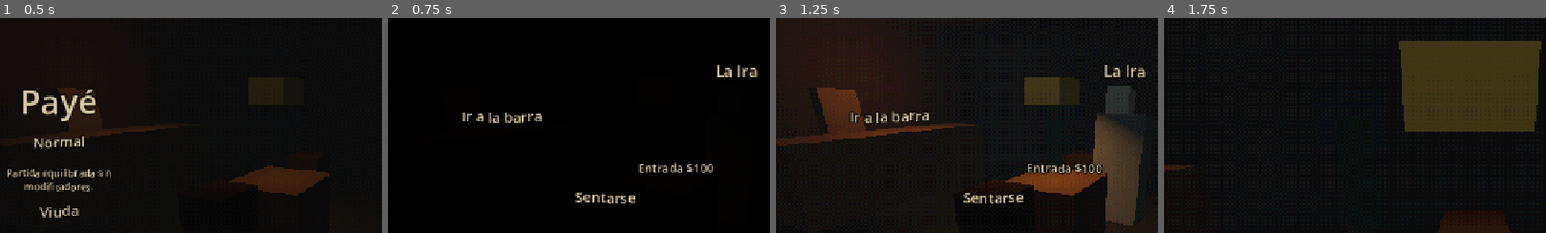
Above: before the commit, frames 1-4 (left to right).
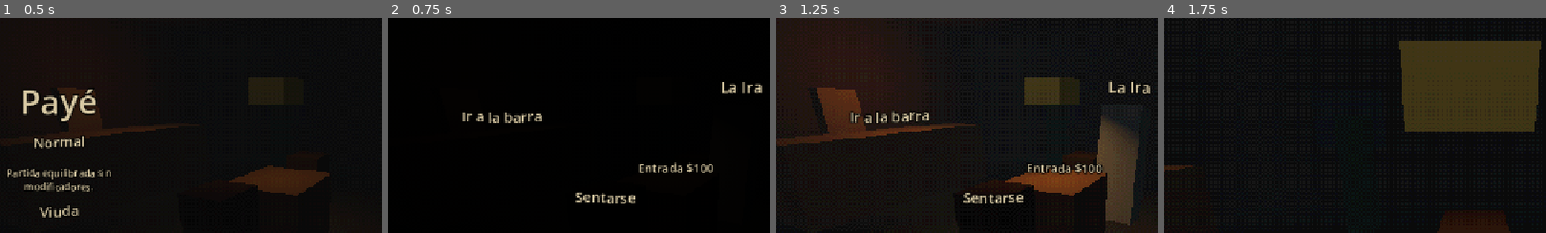
Above: after the commit, the same moments.

Repository: JoakoZarza/paye
Game: Godot game, scene res://ui/main.tscn
Same seed, same stepped clock (60 frames per second), same inputs: the game is played once before the commit and once after it.
Inputs:
- Up to frame 1 (0.5 s): no input
- Up to frame 2 (0.75 s): click "Normal" at 0.5 s
- Up to frame 3 (1.25 s): no input
- Up to frame 4 (1.75 s): click "Ir a la barra" at 1.25 s
The pictures show only the part of the screen within x 9-59%, y 10-60%; the shares and areas given below are measured in that part.

Frame 1 is identical in both runs. In frame 2, 0.6% of the frame differs, in the area x 86-98%, y 21-36%; in frame 3, 1.6%, in the area x 83-98%, y 21-97%; in frame 4, nothing differs.

Commit message:
Rivals are full-body rigged models with named animations
One 'rival' slot replaces rival_base + rival_head and loads rival_<sin>_<variant>.glb,
then rival_<sin>.glb, then rival_alma.glb. AssetSlot plays a looping base animation
(idle by default) and one-shots on top, ignoring names the model lacks. The table drives
think/play_card/talk/call/gain_points/lose_points/tell_<mood>; the bar drives
waiting/sit; souls walk/idle. Budget and docs/ASSETS.md updated.

Co-Authored-By: Claude Opus 5.5 <noreply@anthropic.com>

Diff:
--- a/tests/world/test_assets_budget.gd
+++ b/tests/world/test_assets_budget.gd
@@ -25,9 +25,9 @@
 
 func _check_model(file_name: String, limits: Dictionary) -> void:
 	var asset_name: String = file_name.trim_suffix(".glb")
-	# Las versiones de un rival (head_ira_rencor) usan los límites de su pecado (head_ira).
+	# Las versiones de un rival (rival_ira_rencor) usan los límites de su pecado (rival_ira).
 	var parts := asset_name.split("_")
-	if not limits.has(asset_name) and asset_name.begins_with("head_") and parts.size() > 2:
+	if not limits.has(asset_name) and asset_name.begins_with("rival_") and parts.size() > 2:
 		asset_name = parts[0] + "_" + parts[1]
 	if not limits.has(asset_name):
 		fail_test("%s no tiene límites en asset_budget.json" % file_name)
--- a/tests/world/test_bar_3d.gd
+++ b/tests/world/test_bar_3d.gd
@@ -15,18 +15,61 @@
 	assert_not_null(bar.get_node_or_null("WorldEnvironment"))
 
 
-func test_la_cabeza_del_rival_sigue_al_pecado() -> void:
+func test_el_rival_entero_sigue_al_pecado_y_la_version() -> void:
 	var bar: Bar3D = load("res://world/bar_3d.tscn").instantiate()
 	add_child_autofree(bar)
 	var rival := RivalProfile.new()
 	rival.sin = &"ira"
 	rival.variant = &"rencor"
 	bar.set_rival(rival)
-	var head := bar.slot("rival_head")
+	var body := bar.slot("rival")
 	# Sin modelos todavía, se queda con el primer nombre y muestra el cubo.
-	assert_eq(head.asset_name, "head_ira_rencor")
-	assert_false(head.has_model())
+	assert_eq(body.asset_name, "rival_ira_rencor")
+	assert_false(body.has_model())
 	rival.sin = &"alma"
 	rival.variant = &"mudo"
 	bar.set_rival(rival)
-	assert_eq(head.asset_name, "head_alma_mudo")
+	assert_eq(body.asset_name, "rival_alma_mudo")
+	assert_not_null(bar.rival_head(), "el nombre va arriba de su cabeza")
+	assert_eq(bar.rival_head().get_parent(), body, "y se mueve con él")
+
+
+## Un modelo de prueba con dos animaciones, guardado como escena.
+func _animated_model(dir: String) -> void:
+	DirAccess.make_dir_recursive_absolute(ProjectSettings.globalize_path(dir))
+	var root := Node3D.new()
+	root.name = "Fake"
+	var player := AnimationPlayer.new()
+	player.name = "AnimationPlayer"
+	var lib := AnimationLibrary.new()
+	for n in ["idle", "talk"]:
+		var a := Animation.new()
+		a.length = 0.3
+		lib.add_animation(n, a)
+	player.add_animation_library("", lib)
+	root.add_child(player)
+	player.owner = root
+	var packed := PackedScene.new()
+	packed.pack(root)
+	ResourceSaver.save(packed, dir.path_join("fake.tscn"))
+	root.free()
+
+
+func test_las_animaciones_se_piden_por_nombre() -> void:
+	var dir := "user://test_models"
+	_animated_model(dir)
+	var slot := AssetSlot.new()
+	slot.models_dir = dir
+	slot.model_ext = ".tscn"
+	slot.asset_name = "fake"
+	add_child_autofree(slot)
+	assert_true(slot.has_model())
+	assert_eq(slot.current_animation(), &"idle", "arranca con idle")
+	assert_true(slot.play_once(&"talk"))
+	assert_eq(slot.current_animation(), &"talk")
+	assert_false(slot.play_once(&"win"), "una que no tiene no hace nada")
+	slot.set_loop(&"think")
+	assert_eq(slot.current_animation(), &"talk", "no corta la que se está haciendo")
+	slot._on_anim_finished(&"talk")
+	assert_eq(slot.current_animation(), &"idle", "sin think vuelve a idle")
+	DirAccess.remove_absolute(ProjectSettings.globalize_path(dir.path_join("fake.tscn")))
--- a/tests/world/test_table_3d.gd
+++ b/tests/world/test_table_3d.gd
@@ -670,12 +670,12 @@
 	for soul in life.souls:
 		assert_gt(Vector2(soul.position.x, soul.position.z).length(), 1.2, "lejos de la mesa")
 	bar.set_rival_pose(&"away", true)
-	assert_false(bar.slot("rival_base").visible, "en el menú la mesa está vacía")
+	assert_false(bar.slot("rival").visible, "en el menú la mesa está vacía")
 	bar.set_rival_pose(&"waiting", true)
-	assert_true(bar.slot("rival_base").visible)
-	assert_gt(bar.slot("rival_base").position.x, 0.3, "parado al lado de su silla")
+	assert_true(bar.slot("rival").visible)
+	assert_gt(bar.slot("rival").position.x, 0.3, "parado al lado de su silla")
 	bar.set_rival_pose(&"seated", true)
-	assert_almost_eq(bar.slot("rival_base").position.x, 0.0, 0.001)
+	assert_almost_eq(bar.slot("rival").position.x, 0.0, 0.001)
 
 
 func test_el_menu_de_inicio_tiene_velo_y_panel() -> void:
--- a/ui/screens/bar_screen.gd
+++ b/ui/screens/bar_screen.gd
@@ -60,7 +60,7 @@
 	var s := rc.state
 	var rival := rc.rival_for(s.round)
 	var table := world.slot("table")
-	world_label(UiText.t("UI_SIN_" + String(rival.sin).to_upper()), world.slot("rival_head"), Vector3(0, 0.45, 0), 26)
+	world_label(UiText.t("UI_SIN_" + String(rival.sin).to_upper()), world.rival_head(), Vector3(0, 0.3, 0), 26)
 	var texts: Array[String] = [UiText.t("UI_BAR_ENTRY") % rc.economy.entry(s.round)]
 	var tip := rc.economy.tip(s.money, s.round)
 	if tip > 0:
--- a/world/asset_budget.json
+++ b/world/asset_budget.json
@@ -4,16 +4,15 @@
     "table": {"triangles": 800, "texture": 256, "size": [0.9, 0.75, 0.9]},
     "chair_player": {"triangles": 400, "texture": 128, "size": [0.45, 0.9, 0.45]},
     "chair_rival": {"triangles": 400, "texture": 128, "size": [0.45, 0.9, 0.45]},
-    "rival_base": {"triangles": 3000, "texture": 256, "size": [0.6, 1.3, 0.6]},
+    "rival_ira": {"triangles": 5000, "texture": 512, "size": [0.6, 1.4, 0.7]},
+    "rival_gula": {"triangles": 5000, "texture": 512, "size": [0.6, 1.4, 0.7]},
+    "rival_pereza": {"triangles": 5000, "texture": 512, "size": [0.6, 1.4, 0.7]},
+    "rival_envidia": {"triangles": 5000, "texture": 512, "size": [0.6, 1.4, 0.7]},
+    "rival_lujuria": {"triangles": 5000, "texture": 512, "size": [0.6, 1.4, 0.7]},
+    "rival_soberbia": {"triangles": 5000, "texture": 512, "size": [0.6, 1.4, 0.7]},
+    "rival_alma": {"triangles": 4000, "texture": 512, "size": [0.6, 1.4, 0.7]},
+    "rival_gualicho": {"triangles": 6000, "texture": 512, "size": [0.6, 1.4, 0.7]},
     "lamp": {"triangles": 500, "texture": 128, "size": [0.4, 0.6, 0.4]},
-    "head_ira": {"triangles": 1500, "texture": 256},
-    "head_gula": {"triangles": 1500, "texture": 256},
-    "head_pereza": {"triangles": 1500, "texture": 256},
-    "head_envidia": {"triangles": 1500, "texture": 256},
-    "head_lujuria": {"triangles": 1500, "texture": 256},
-    "head_soberbia": {"triangles": 1500, "texture": 256},
-    "head_alma": {"triangles": 1000, "texture": 128},
-    "head_gualicho": {"triangles": 2000, "texture": 256},
     "room": {"triangles": 1500, "texture": 256, "size": [8, 3, 8]},
     "bar_counter": {"triangles": 1500, "texture": 256, "size": [3, 1.1, 0.9]},
     "door": {"triangles": 300, "texture": 128, "size": [0.9, 2.1, 0.1]},
--- a/world/asset_slot.gd
+++ b/world/asset_slot.gd
@@ -14,6 +14,13 @@
 
 var _loaded_model: Node3D
 var _placeholder: MeshInstance3D
+## Animaciones del modelo (si trae un AnimationPlayer). Una de fondo que se repite
+## (por defecto "idle") y, encima, de a una que se reproduce una vez y vuelve a la de fondo.
+## Si el modelo no tiene la animación pedida, no pasa nada.
+const BLEND := 0.2
+var _anim: AnimationPlayer
+var _base_anim: StringName = &"idle"
+var _one_shot: StringName = &""
 
 
 func _ready() -> void:
@@ -37,8 +44,63 @@
 			c.queue_free()
 	_loaded_model = null
 	_placeholder = null
+	_anim = null
+	_one_shot = &""
 	if is_inside_tree():
 		_load_asset()
+
+
+func has_animation(anim: StringName) -> bool:
+	return _anim != null and _anim.has_animation(anim)
+
+
+## Animación de fondo, que se repite. Si el modelo no la tiene, usa "idle".
+func set_loop(anim: StringName) -> void:
+	_base_anim = anim
+	if _one_shot == &"":
+		_play_base()
+
+
+## Reproduce una animación una vez y vuelve a la de fondo. false si el modelo no la tiene.
+func play_once(anim: StringName) -> bool:
+	if not has_animation(anim):
+		return false
+	_anim.get_animation(anim).loop_mode = Animation.LOOP_NONE
+	_one_shot = anim
+	_anim.play(anim, BLEND)
+	return true
+
+
+## Lo que se está reproduciendo ("" sin modelo o sin animación).
+func current_animation() -> StringName:
+	return StringName(_anim.current_animation) if _anim != null else &""
+
+
+func _play_base() -> void:
+	if _anim == null:
+		return
+	var anim := _base_anim if _anim.has_animation(_base_anim) else &"idle"
+	if not _anim.has_animation(anim):
+		return
+	_anim.get_animation(anim).loop_mode = Animation.LOOP_LINEAR
+	if StringName(_anim.current_animation) != anim:
+		_anim.play(anim, BLEND)
+
+
+func _on_anim_finished(anim: StringName) -> void:
+	if anim == _one_shot:
+		_one_shot = &""
+		_play_base()
+
+
+func _find_player(node: Node) -> AnimationPlayer:
+	if node is AnimationPlayer:
+		return node
+	for c in node.get_children():
+		var found := _find_player(c)
+		if found != null:
+			return found
+	return null
 
 
 func has_model() -> bool:
@@ -54,6 +116,10 @@
 			if _loaded_model != null:
 				add_child(_loaded_model)
 				_apply_nearest(_loaded_model)
+				_anim = _find_player(_loaded_model)
+				if _anim != null:
+					_anim.animation_finished.connect(_on_anim_finished)
+					_play_base()
 	if _loaded_model == null:
 		_make_placeholder()
 	if ps1:
--- a/world/bar_3d.gd
+++ b/world/bar_3d.gd
@@ -3,7 +3,7 @@
 ## Arma el bar a partir del catálogo de cubos provisorios.
 
 const PLACEHOLDERS_PATH: String = "res://world/placeholders.json"
-const SLOT_NAMES: Array[String] = ["table", "chair_player", "chair_rival", "rival_base", "lamp", "rival_head", "room", "bar_counter", "door", "window", "scoreboard", "accomplice"]
+const SLOT_NAMES: Array[String] = ["table", "chair_player", "chair_rival", "rival", "lamp", "room", "bar_counter", "door", "window", "scoreboard", "accomplice"]
 const MARKER_POSITIONS: Dictionary = {
 	"CamSeat": Vector3(0, 1.2, 0.62), "CamBar": Vector3(1.6, 1.6, 2.6), "CamShop": Vector3(-2.9, 1.86, -0.3),
 	"PlayerHand": Vector3(0, 0.99, 0.43), "DealerHand": Vector3(0, 0.95, -0.42),
@@ -40,7 +40,9 @@
 	&"seated": [Vector3.ZERO, 0.0],
 	&"waiting": [Vector3(0.52, 0.12, 0.08), -0.18],
 }
-const RIVAL_PARTS := ["rival_base", "rival_head"]
+const RIVAL_PARTS := ["rival"]
+## Arriba de la cabeza del rival (respecto de él): ahí va su nombre en el bar.
+const RIVAL_HEAD := Vector3(0, 1.3, 0)
 const RIVAL_SIT_SECONDS := 0.8
 
 
@@ -100,6 +102,11 @@
 		asset_slot.visible = not bool(data.get("hidden", false))
 		add_child(asset_slot)
 		_slots[asset_key] = asset_slot
+		if asset_key == "rival":
+			var head := Node3D.new()
+			head.name = "RivalHead"
+			head.position = RIVAL_HEAD
+			asset_slot.add_child(head)
 	life = BarLife.new()
 	life.name = "BarLife"
 	life.ps1 = ps1
@@ -176,15 +183,21 @@
 	add_child(environment_node)
 
 
-## La cabeza del rival según quién es: primero la de su versión
-## (head_<pecado>_<versión>.glb), después la del pecado y, si no hay, la de las almas.
+## El rival entero según quién es: primero el modelo de su versión
+## (rival_<pecado>_<versión>.glb), después el del pecado y, si no hay, el de las almas.
 func set_rival(rival: RivalProfile) -> void:
-	var head := slot("rival_head")
-	if head == null or rival == null:
+	var body := slot("rival")
+	if body == null or rival == null:
 		return
 	var sin := String(rival.sin)
-	var names: Array[String] = ["head_%s_%s" % [sin, rival.variant], "head_" + sin, "head_alma"]
-	head.set_asset(names)
+	var names: Array[String] = ["rival_%s_%s" % [sin, rival.variant], "rival_" + sin, "rival_alma"]
+	body.set_asset(names)
+
+
+## Un punto arriba de la cabeza del rival; se mueve con él.
+func rival_head() -> Node3D:
+	var body := slot("rival")
+	return body.get_node_or_null("RivalHead") as Node3D if body != null else null
 
 
 func rival_pose() -> StringName:
@@ -206,6 +219,8 @@
 		if not s.has_meta("home"):
 			s.set_meta("home", s.position)
 		s.visible = pose != &"away"
+		# Con modelo, la pose es una animación: esperando de pie o sentado.
+		s.set_loop(&"waiting" if pose == &"waiting" else &"idle")
 	if pose == &"away":
 		return
 	var p: Array = RIVAL_POSES[pose]
@@ -218,9 +233,16 @@
 		if s == null:
 			continue
 		var at: Vector3 = (s.get_meta("home") as Vector3) + (p[0] as Vector3)
+		# El cubo se levanta y se inclina para parecer parado; un modelo ya lo hace con su
+		# animación, así que solo se corre al costado de la silla.
+		var tilt: float = p[1]
+		if s.has_model():
+			at.y = (s.get_meta("home") as Vector3).y
+			tilt = 0.0
 		if animate:
+			s.play_once(&"sit")
 			_rival_tween.tween_property(s, "position", at, RIVAL_SIT_SECONDS)
-			_rival_tween.tween_property(s, "rotation:x", float(p[1]), RIVAL_SIT_SECONDS)
+			_rival_tween.tween_property(s, "rotation:x", tilt, RIVAL_SIT_SECONDS)
 		else:
 			s.position = at
-			s.rotation.x = p[1]
+			s.rotation.x = tilt
--- a/world/bar_life.gd
+++ b/world/bar_life.gd
@@ -72,6 +72,7 @@
 	bartender.position.z = BARTENDER_AT.z + sin(_time * TAU / BARTENDER_PERIOD) * BARTENDER_SWAY
 	for i in souls.size():
 		var soul := souls[i]
+		soul.set_loop(&"idle" if _wait[i] > 0.0 else &"walk")
 		if _wait[i] > 0.0:
 			_wait[i] -= delta
 			var other := _closest(i)
@@ -87,8 +88,9 @@
 		var stride := minf(SOUL_SPEED * delta, to.length())
 		soul.position += to.normalized() * stride
 		_face(soul, soul.position + to)
-		# Un leve vaivén al caminar.
-		soul.rotation.z = sin(_time * 5.0 + i) * 0.03
+		# Un leve vaivén al caminar (solo el cubo: un modelo camina con su animación).
+		if not soul.has_model():
+			soul.rotation.z = sin(_time * 5.0 + i) * 0.03
 
 
 func _closest(i: int) -> AssetSlot:
--- a/world/placeholders.json
+++ b/world/placeholders.json
@@ -2,8 +2,7 @@
   "table": {"position": [0, 0, 0], "size": [0.9, 0.75, 0.9], "color": "#5C3A22", "rotation_y": 0},
   "chair_player": {"position": [0, 0, 0.95], "size": [0.45, 0.9, 0.45], "color": "#2A1A12", "rotation_y": 180},
   "chair_rival": {"position": [0, 0, -0.75], "size": [0.45, 0.9, 0.45], "color": "#2A1A12", "rotation_y": 0},
-  "rival_base": {"position": [0, 0, -0.7], "size": [0.6, 1.3, 0.45], "color": "#6B665E", "rotation_y": 0},
-  "rival_head": {"asset_name": "head_alma", "position": [0, 1.3, -0.7], "size": [0.26, 0.3, 0.26], "color": "#B8AE98", "rotation_y": 0},
+  "rival": {"asset_name": "rival_alma", "position": [0, 0, -0.7], "size": [0.5, 1.4, 0.45], "color": "#6B665E", "rotation_y": 0},
   "lamp": {"position": [0, 1.55, 0], "size": [0.4, 0.25, 0.4], "color": "#D9A54A", "rotation_y": 0},
   "room": {"position": [0, 0, 0], "size": [8, 3, 8], "color": "#2A1A12", "rotation_y": 0, "inside": true},
   "bar_counter": {"position": [-3.3, 0, -0.3], "size": [3, 1.1, 0.9], "color": "#5C3A22", "rotation_y": 90},
--- a/world/table_3d.gd
+++ b/world/table_3d.gd
@@ -75,6 +75,10 @@
 var _said_id := 0
 var _call: Subtitle3D
 var _call_id := 0
+## Para las animaciones del rival: lo último que vio (humor, cartas jugadas, puntos).
+var _anim_tell: StringName = &""
+var _anim_played := 0
+var _anim_scores := [0, 0]
 var _sheet: ScoreSheet
 var _amulets: Array[AmuletToken] = []
 var _amulets_key := ""
@@ -384,18 +388,46 @@
 
 func _sync_tell() -> void:
 	# Lo que murmura se va solo; el canto queda abajo hasta que respondas.
+	var rival := bar.slot("rival")
 	if presenter.rival_line_id != _said_id:
 		_said_id = presenter.rival_line_id
 		_speech.say(presenter.rival_line)
+		if rival != null and presenter.rival_line != "":
+			rival.play_once(&"talk")
 	if presenter.rival_call_id != _call_id:
 		_call_id = presenter.rival_call_id
 		_call.say(presenter.rival_call, presenter.rival_waiting)
+		if rival != null and presenter.rival_call != "":
+			rival.play_once(&"call")
 	elif _call.persistent and not presenter.rival_waiting:
 		_call.dismiss()
 	var t := presenter.tell()
+	if rival != null:
+		_animate_rival(rival, t)
 	var light := bar.get_node_or_null("LampLight") as Light3D
 	if light != null:
 		light.light_color = LAMP_COLORS.get(t.get("kind", &""), LAMP_DEFAULT)
+
+
+## El rival se mueve según lo que pasa en la mesa (ver docs/ASSETS.md, animaciones):
+## "think" de fondo en su turno, y de a una: tirar carta, ganar o perder puntos, su humor.
+func _animate_rival(rival: AssetSlot, tell: Dictionary) -> void:
+	rival.set_loop(&"think" if presenter.dealer_should_play() else &"idle")
+	var h := presenter.hand()
+	var played: int = h.played[DEALER].size() if h != null else 0
+	if played > _anim_played:
+		rival.play_once(&"play_card")
+	_anim_played = played
+	var scores: Array = presenter.rc.table().truco_match.scores
+	if scores[DEALER] > _anim_scores[1]:
+		rival.play_once(&"gain_points")
+	elif scores[PLAYER] > _anim_scores[0]:
+		rival.play_once(&"lose_points")
+	_anim_scores = [scores[PLAYER], scores[DEALER]]
+	var kind: StringName = tell.get("kind", &"")
+	if kind != _anim_tell and kind != &"":
+		rival.play_once(StringName("tell_" + String(kind)))
+	_anim_tell = kind
 
 
 ## Lo que vale la mano con el truco cantado (2, 3 o 4); 0 sin truco.
Not shown, changed: docs/ASSETS.md
Not shown, changed: docs/plans/2026-11-02-plan-7-mesa-3d.md
